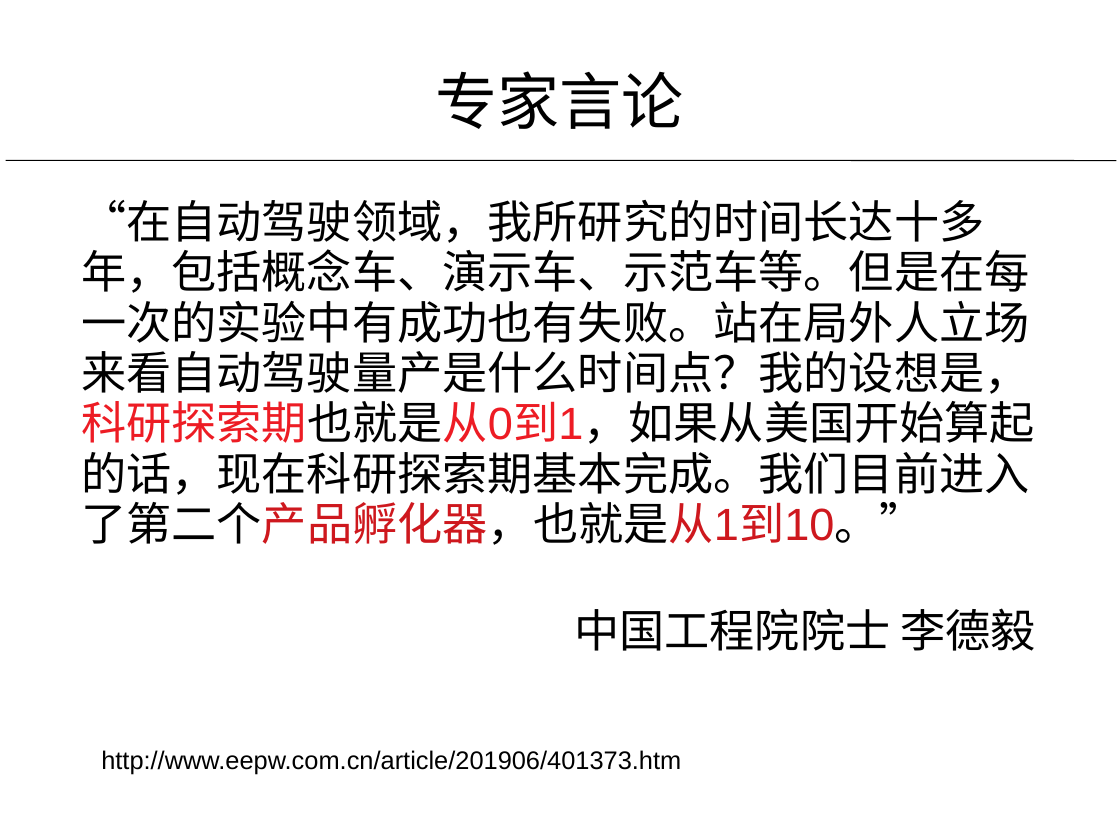
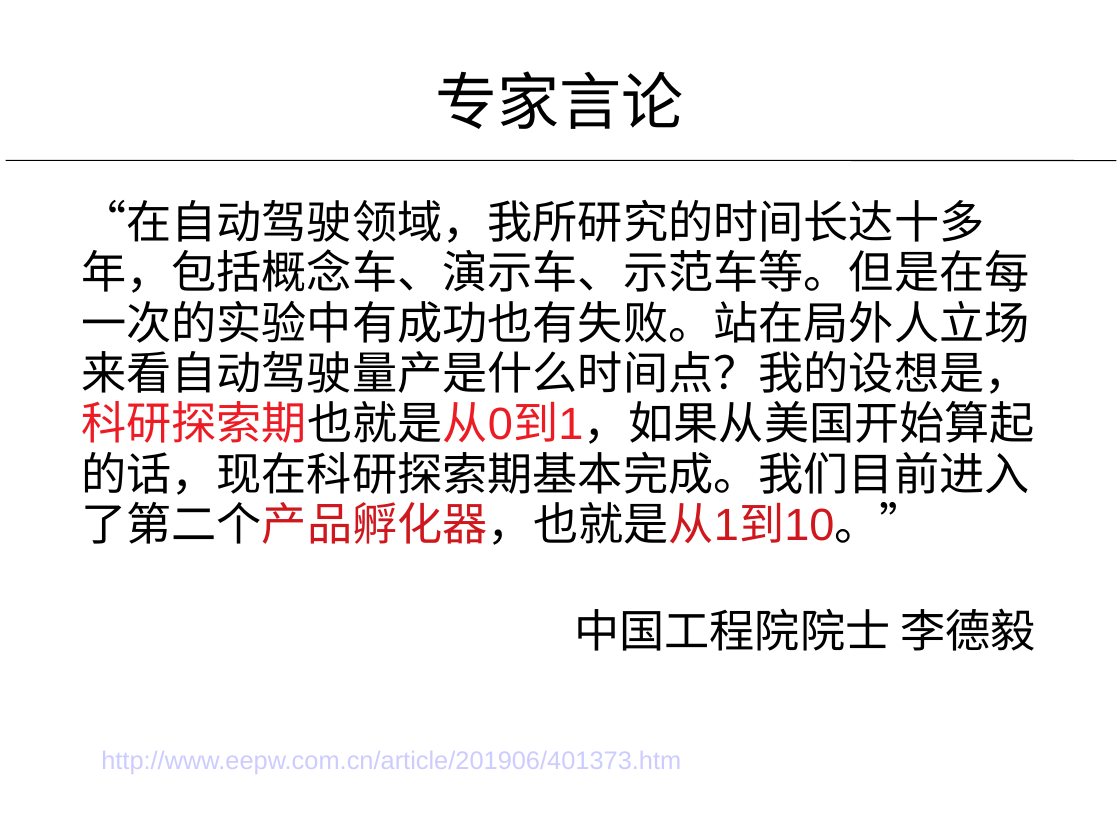
Before and after one commit to delldu/Study, a slide deck: slide 4 of document/Auto Pilot.ppt. Drawn at 1120x840 pixels with LibreOffice and Linux fonts; fonts in the diff are those of the drawing. Boxes give left, top, right and bottom in pixels: in the first picture for what was removed or moved away, otherwise in the second. Text is boxed around its words. In the diff, an @@ line names an element or a change of style, - is before the commit and + after.

```diff
--- a/document/Auto Pilot.ppt
+++ b/document/Auto Pilot.ppt
@@ text "http://www.eepw.com.cn/article/201906/401373.htm" at (x1=101, y1=751, x2=681, y2=774): text colour #000000 to #CCCCFF @@
```
Also in this commit, not shown: 2 slides added, 2 slides removed, 4 other files.
